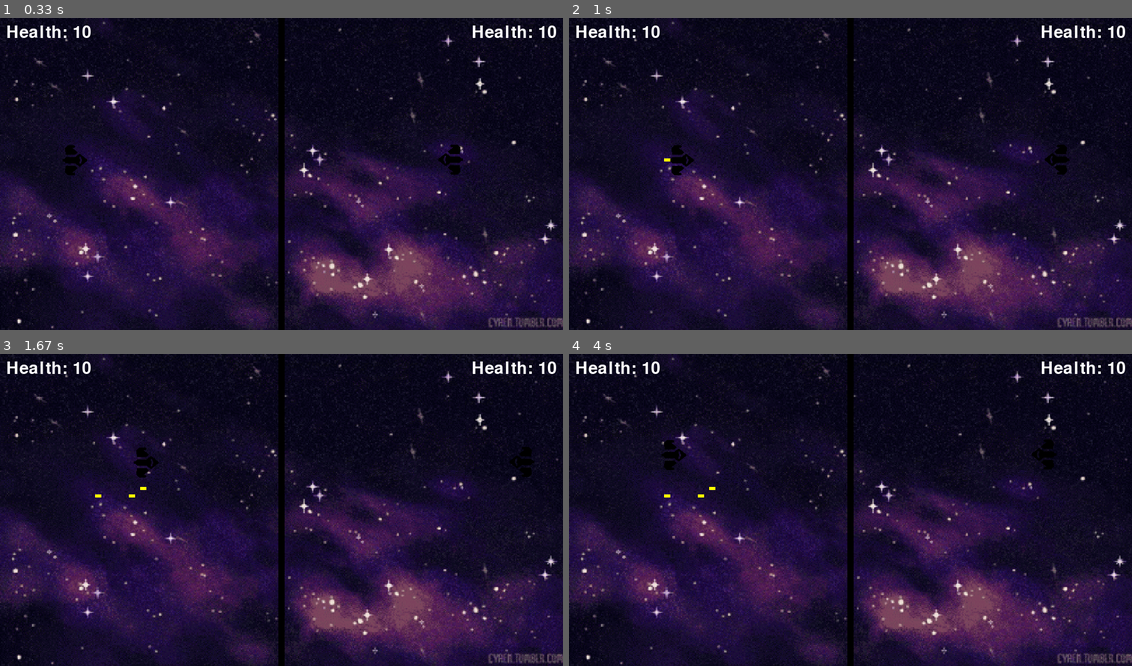
Above: before the commit, frames 1-4 (two rows, left to right).
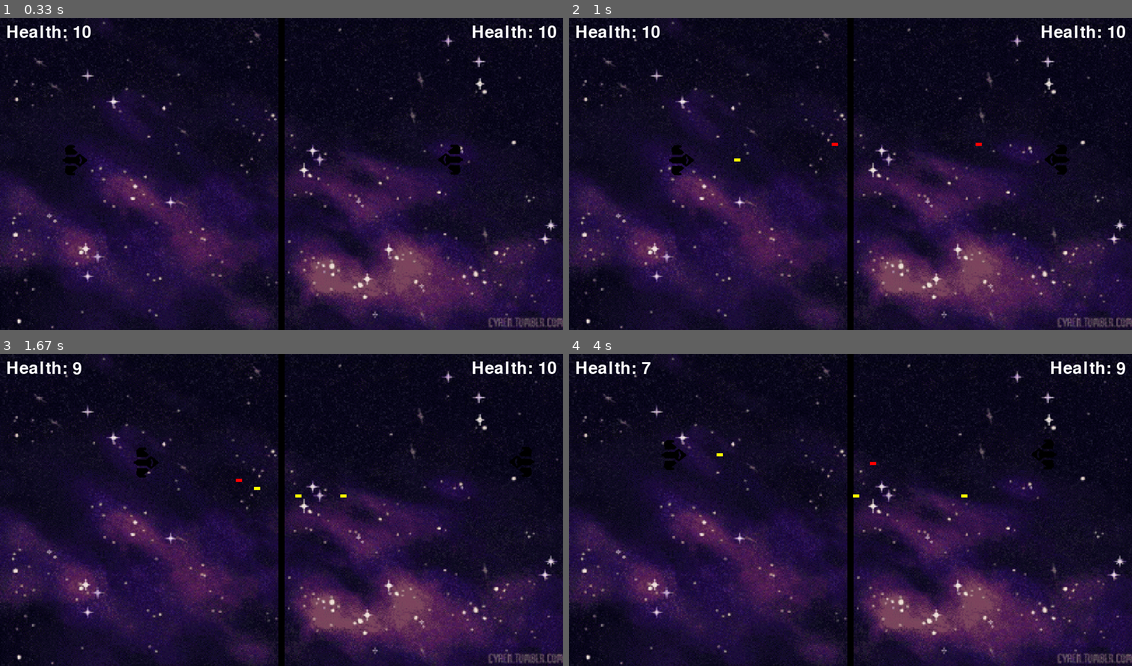
Above: after the commit, the same moments.

Repository: Rayan-Freitas/Pygame-PrimeiroJogo
Game: pygame game, started from main.py
Same seed, same stepped clock (60 frames per second), same inputs: the game is played once before the commit and once after it.
Inputs:
- Up to frame 1 (0.33 s): no input
- Up to frame 2 (1 s): tap Alt at 0.33, 0.82 s; hold Right from 0.67 s (still down); hold D from 0.67 s (still down); tap Ctrl at 0.73 s
- Up to frame 3 (1.67 s): tap Ctrl at 1.03, 1.23, 1.57 s; release Right at 1.13 s; release D at 1.13 s; hold Up 1.17-1.47 s; hold W 1.17-1.47 s; hold Right from 1.5 s (still down); hold D from 1.5 s (still down)
- Up to frame 4 (4 s): tap Ctrl at 1.87, 2.07, 2.37, 2.63, 2.97, 3.27, 3.4, 3.8 s; release Right at 1.97 s; release D at 1.97 s; hold Left 2-2.53 s; hold A 2-2.53 s; tap Alt at 2.15, 3.48 s; hold Down 2.57-2.87 s; hold S 2.57-2.87 s; hold Left 2.9-3.3 s; hold A 2.9-3.3 s; hold Up 3.33-3.7 s; hold W 3.33-3.7 s; hold Right from 3.73 s (still down); hold D from 3.73 s (still down)

Frame 1 is identical in both runs. In frame 2, less than 0.1% of the frame differs, in the area x 16-74%, y 40-46%; in frame 3, 0.2%; in frame 4, 0.5%, in the area x 12-99%, y 2-46%.

Commit message:
Commit final

Diff:
--- a/main.py
+++ b/main.py
@@ -93,13 +93,13 @@
         elif bullet.x > WIDTH:
             p1_bullets.remove(bullet)
 
-    for bullet in p1_bullets:
+    for bullet in p2_bullets:
         bullet.x -= BULLETS_VEL
-        if p2.colliderect(bullet):
+        if p1.colliderect(bullet):
             pygame.event.post(pygame.event.Event(P1_HIT))
-            p1_bullets.remove(bullet)
+            p2_bullets.remove(bullet)
         elif bullet.x < 0:
-            p1_bullets.remove(bullet)
+            p2_bullets.remove(bullet)
 
 def draw_winner(text):
     draw_text = WINNER_FONT.render(text, 1, WHITE)
@@ -133,7 +133,7 @@
                     p1_bullets.append(bullet)
 
                 if event.key == pygame.K_LALT and len(p2_bullets) < MAX_BULLETS:
-                    bullet = pygame.Rect(p2.height - p2.y, WIDTH//2 - 2, 10, 5)
+                    bullet = pygame.Rect(p2.x, p2.y, p2.width//2 - 10, 5 ) #left: float, top: float, width: float, height: float
                     p2_bullets.append(bullet)
 
             if event.type == P2_HIT:
